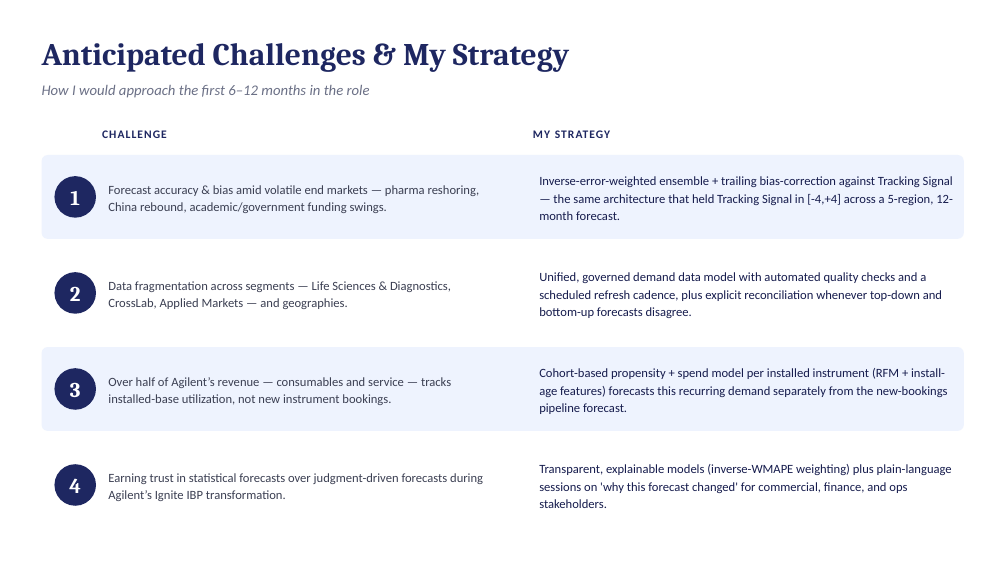
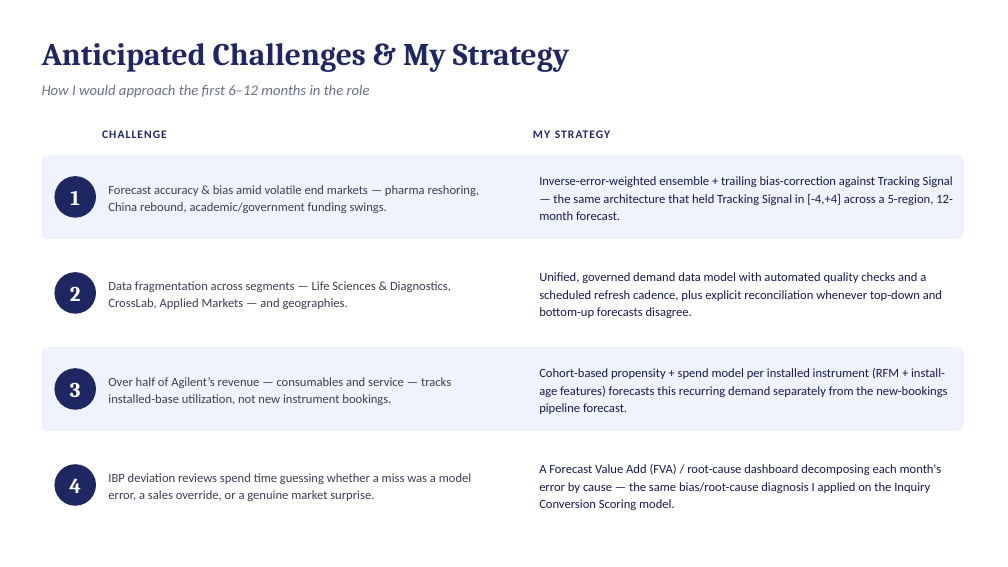
Before and after one commit to rohit6857/rohit, a slide deck: slide 2 of Agilent_Interview_Prework.pptx. Drawn at 1008x567 pixels with LibreOffice and Linux fonts; fonts in the diff are those of the drawing. Boxes give left, top, right and bottom in pixels: in the first picture for what was removed or moved away, otherwise in the second. Text is boxed around its words. In the diff, an @@ line names an element or a change of style, - is before the commit and + after.

```diff
--- a/Agilent_Interview_Prework.pptx
+++ b/Agilent_Interview_Prework.pptx
@@ text at (x1=108, y1=473, x2=471, y2=501): text changed @@
-Earning trust in statistical forecasts over judgment-driven forecasts during Agilent’s Ignite IBP transformation.
+IBP deviation reviews spend time guessing whether a miss was a model error, a sales override, or a genuine market surprise.
@@ text at (x1=539, y1=464, x2=942, y2=510): text changed @@
-Transparent, explainable models (inverse-WMAPE weighting) plus plain-language sessions on 'why this forecast changed' for commercial, finance, and ops stakeholders.
+A Forecast Value Add (FVA) / root-cause dashboard decomposing each month's error by cause — the same bias/root-cause diagnosis I applied on the Inquiry Conversion Scoring model.
```
